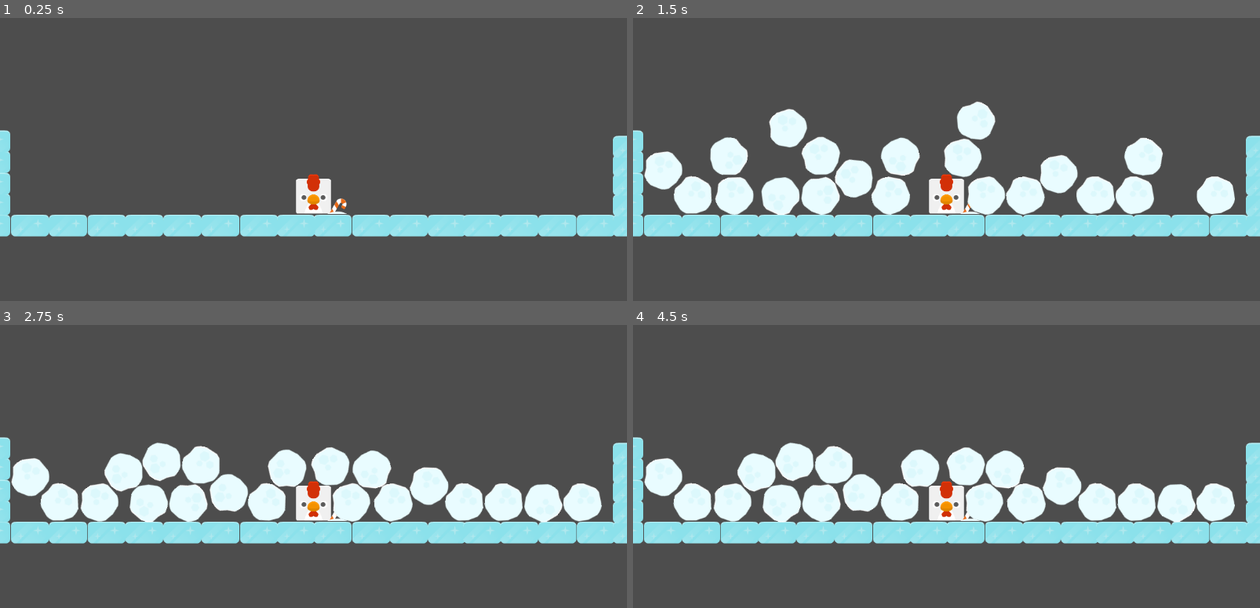
Above: before the commit, frames 1-4 (two rows, left to right).
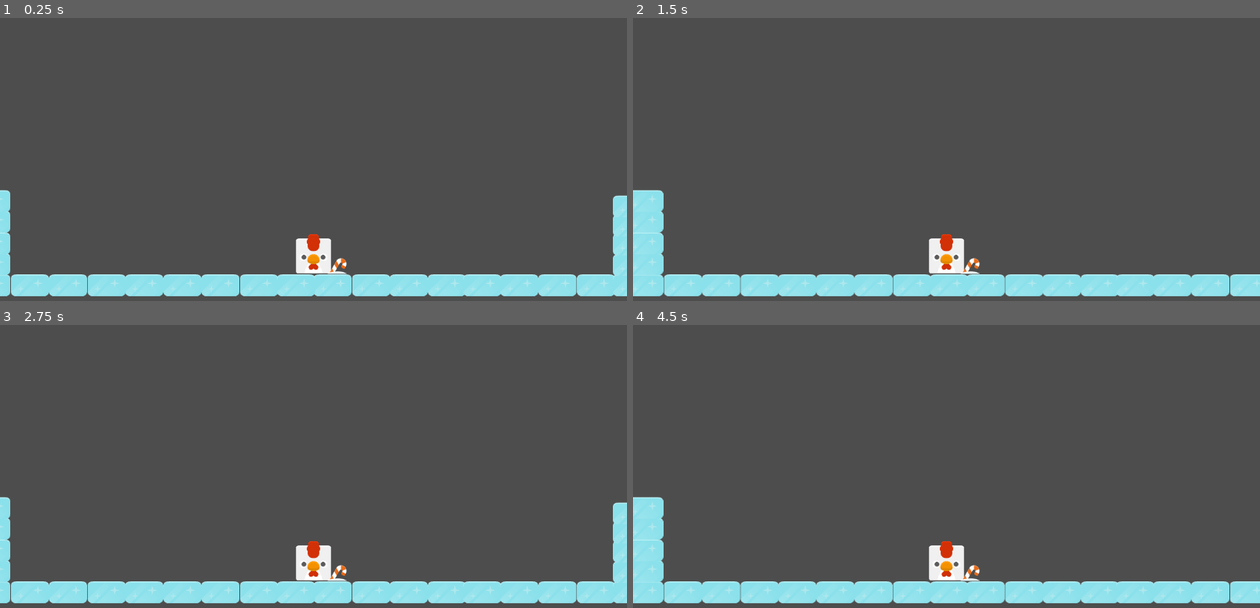
Above: after the commit, the same moments.

Repository: ERICERIC-jpg/joc-que-he-d-entregar
Game: Godot game, scene res://Escenes/nivell_1.tscn
Two runs of this game, one before a commit and one after it. Both use one fixed random seed, a clock stepped at 60 frames per second and the inputs below.
Inputs:
- Up to frame 1 (0.25 s): no input
- Up to frame 2 (1.5 s): tap Enter at 0.5 s; tap Right (mouredreta, bound only after the commit) at 0.6 s; tap Left (moureesquerra, bound only after the commit) at 0.8, 1.35 s
- Up to frame 3 (2.75 s): tap Right (mouredreta, bound only after the commit) at 1.55, 2.1 s; tap Left (moureesquerra, bound only after the commit) at 2.3 s
- Up to frame 4 (4.5 s): tap Left (moureesquerra, bound only after the commit) at 2.85, 3.8, 4.35 s; tap Right (mouredreta, bound only after the commit) at 3.05, 3.6 s; tap Space at 3.5 s; tap Enter at 4.25 s

The runs differ from the first frame. In frame 1, 18% of the frame differs, in the area x 0-100%, y 39-99%; in frame 2, 31%, in the area x 0-100%, y 29-99%; in frame 3, 31%; in frame 4, 31%.

Commit message:
Canvis1
Canvi de script de personatje, principalment.

Diff:
--- a/Escenes/boles_de_neu.tscn
+++ b/Escenes/boles_de_neu.tscn
@@ -1,13 +1,11 @@
-[gd_scene load_steps=4 format=3 uid="uid://bhlcobqowa7eo"]
+[gd_scene load_steps=3 format=3 uid="uid://bhlcobqowa7eo"]
 
-[ext_resource type="Script" uid="uid://dpi663uv1an23" path="res://Escenes/boles_de_neu.gd" id="1_do567"]
 [ext_resource type="Texture2D" uid="uid://b6yxftm6flayw" path="res://Imatges/Tiles/snowBallBig.png" id="1_ksfvo"]
 
 [sub_resource type="CircleShape2D" id="CircleShape2D_do567"]
 radius = 36.2215
 
-[node name="Boles de neu" type="RigidBody2D"]
-script = ExtResource("1_do567")
+[node name="Boles de neu" type="Area2D"]
 
 [node name="SnowBallBig" type="Sprite2D" parent="."]
 texture = ExtResource("1_ksfvo")
--- a/Escenes/personatje.tscn
+++ b/Escenes/personatje.tscn
@@ -1,5 +1,6 @@
-[gd_scene load_steps=5 format=3 uid="uid://ypb4j4rkwykj"]
+[gd_scene load_steps=7 format=3 uid="uid://ypb4j4rkwykj"]
 
+[ext_resource type="Script" uid="uid://8qc1t6ioje7k" path="res://Scripts/personatje.gd" id="1_l64a3"]
 [ext_resource type="Texture2D" uid="uid://buk2g5tgpx67l" path="res://Imatges/PNG/Square/chicken.png" id="1_ssn0m"]
 [ext_resource type="Texture2D" uid="uid://b28jj2ovgxhw1" path="res://Imatges/Tiles/caneRedSmall.png" id="2_l64a3"]
 
@@ -10,7 +11,11 @@
 radius = 23.0
 height = 64.0
 
+[sub_resource type="RectangleShape2D" id="RectangleShape2D_l64a3"]
+size = Vector2(78.5, 61)
+
 [node name="Personatje" type="CharacterBody2D"]
+script = ExtResource("1_l64a3")
 
 [node name="Icon" type="Sprite2D" parent="."]
 texture = ExtResource("1_ssn0m")
@@ -28,3 +33,8 @@
 shape = SubResource("CapsuleShape2D_iw2af")
 
 [node name="Camera2D" type="Camera2D" parent="."]
+offset = Vector2(0, -110)
+
+[node name="CollisionShape2D3" type="CollisionShape2D" parent="."]
+position = Vector2(85.75, 44.5)
+shape = SubResource("RectangleShape2D_l64a3")
--- a/Escenes/boles_de_neu.gd
+++ b/Scripts/boles_de_neu.gd
@@ -1 +1,2 @@
 extends RigidBody2D
+func _ready():
--- /dev/null
+++ b/Scripts/personatje.gd
@@ -0,0 +1,9 @@
+extends CharacterBody2D
+var velocitat = 550
+var direccio = 0
+func _physics_process(delta):
+	direccio = Input.get_vector("moureesquerra","mouredreta","moureamunt","moureavall")
+	print(direccio)
+	var desplaçament: Vector2 = direccio * velocitat
+	position = position + direccio * velocitat * delta
+	move_and_slide()
--- a/project.godot
+++ b/project.godot
@@ -14,3 +14,16 @@
 run/main_scene="uid://bbsad1xqiee80"
 config/features=PackedStringArray("4.4", "Forward Plus")
 config/icon="res://Imatges/icon.svg"
+
+[input]
+
+moureesquerra={
+"deadzone": 0.2,
+"events": [Object(InputEventKey,"resource_local_to_scene":false,"resource_name":"","device":-1,"window_id":0,"alt_pressed":false,"shift_pressed":false,"ctrl_pressed":false,"meta_pressed":false,"pressed":false,"keycode":0,"physical_keycode":4194319,"key_label":0,"unicode":0,"location":0,"echo":false,"script":null)
+]
+}
+mouredreta={
+"deadzone": 0.2,
+"events": [Object(InputEventKey,"resource_local_to_scene":false,"resource_name":"","device":-1,"window_id":0,"alt_pressed":false,"shift_pressed":false,"ctrl_pressed":false,"meta_pressed":false,"pressed":false,"keycode":0,"physical_keycode":4194321,"key_label":0,"unicode":0,"location":0,"echo":false,"script":null)
+]
+}
Renamed: Escenes/boles_de_neu.gd.uid -> Scripts/boles_de_neu.gd.uid
Not shown, added: Scripts/personatje.gd.uid
